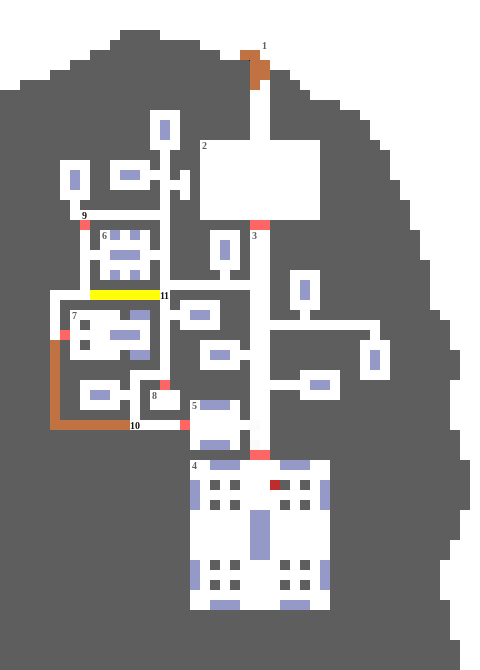
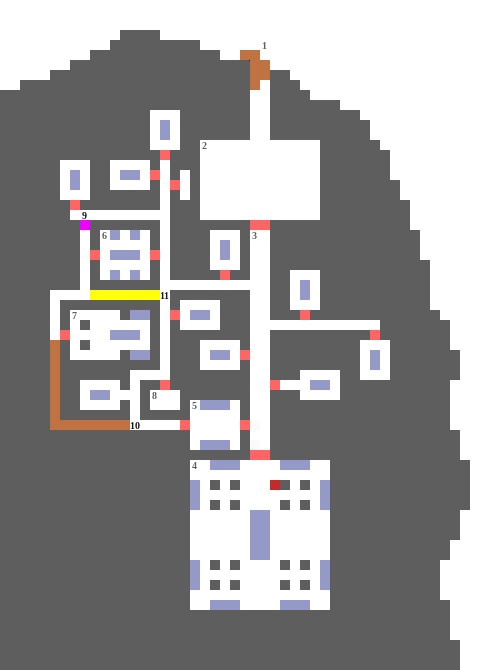
Revision of a layered w=480, h=670 image; what changed, layer by layer:
painted on "Background" over [70, 150, 380, 430]
